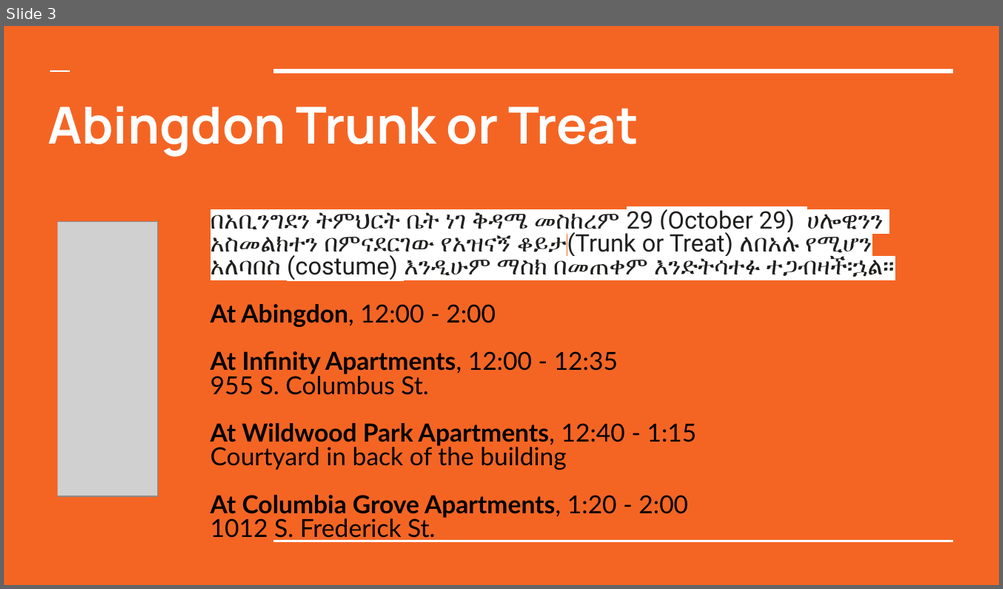
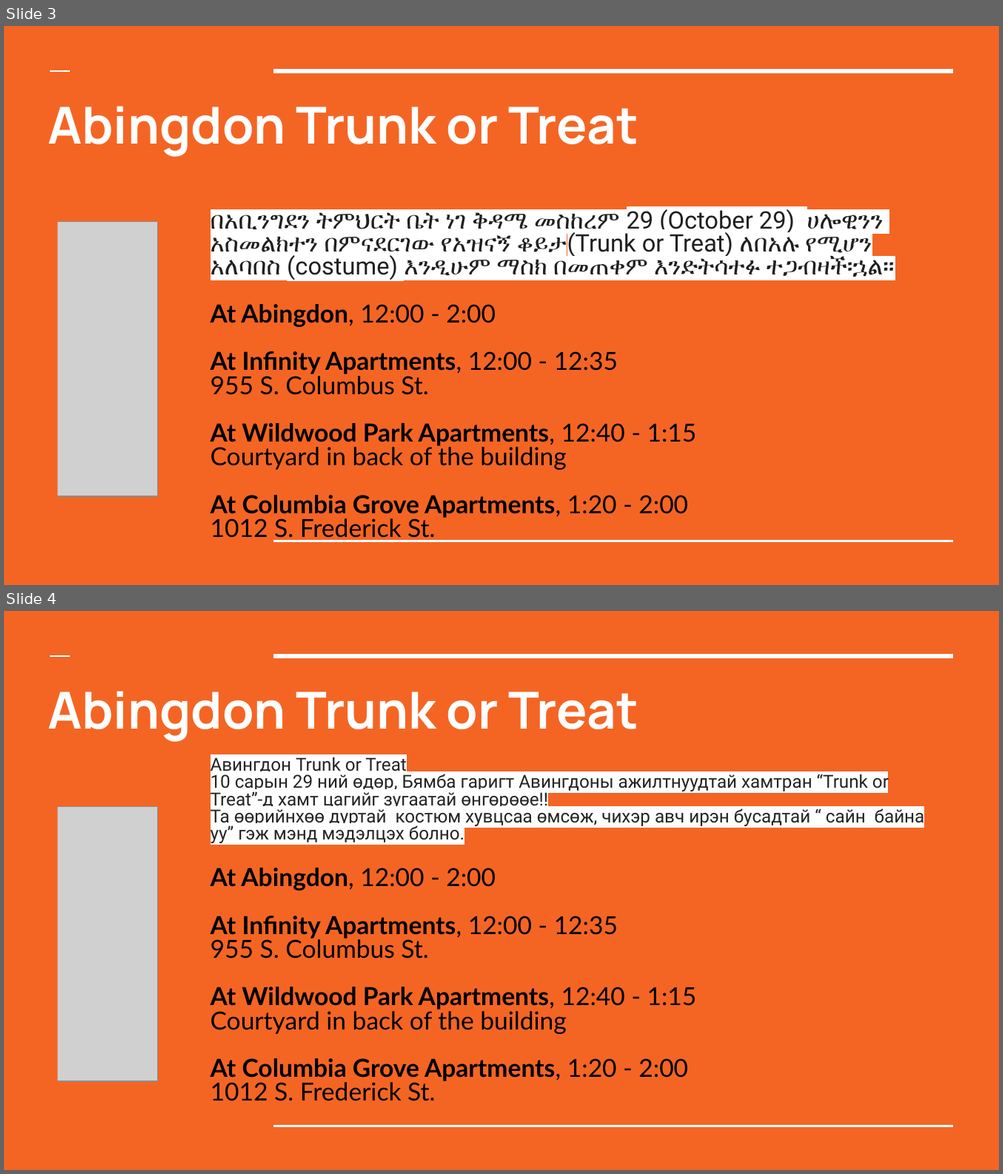
Before and after one commit to abingdonpta/abingdonpta, a slide deck: content/posts/2022-10-03 Trunk or Treat/images/ap.pptx. Shown one above the other, each under a label of ours: slide 3 before the commit, slides 3 and 4 after it. The pictures are 1003x589 and 1003x1174 pixels, drawn with LibreOffice and Linux fonts; fonts in the diff are those of the drawing; grey boxes stand for pictures. Boxes give left, top, right and bottom in pixels: in the first picture for what was removed or moved away, otherwise in the second. Text is boxed around its words. In the diff, an @@ line names an element or a change of style, - is before the commit and + after.

```diff
--- a/content/posts/2022-10-03 Trunk or Treat/images/ap.pptx
+++ b/content/posts/2022-10-03 Trunk or Treat/images/ap.pptx
@@ slide 4 added at bbox=[4, 611, 999, 1170], background #F46524; not listed: 3 template elements that a slide beside it also shows @@
@@ title added at bbox=[48, 691, 638, 742], 36.9 pt, text #FFFFFF, bold @@
+Abingdon Trunk or Treat
@@ subtitle added at bbox=[210, 757, 925, 1102], 13 pt, text #242424 @@
+Авингдон Trunk or Treat
+10 сарын 29 ний өдөр, Бямба гаригт Авингдоны ажилтнуудтай хамтран “Trunk or Treat”-д хамт цагийг зугаатай өнгөрөөе!!
+Та өөрийнхөө дуртай костюм хувцсаа өмсөж, чихэр авч ирэн бусадтай “ сайн байна уу” гэж мэнд мэдэлцэх болно.
+At Abingdon, 12:00 - 2:00
+At Infinity Apartments, 12:00 - 12:35
+955 S. Columbus St.
+At Wildwood Park Apartments, 12:40 - 1:15
+Courtyard in back of the building
+At Columbia Grove Apartments, 1:20 - 2:00
+1012 S. Frederick St.
@@ picture added at bbox=[4, 807, 158, 1082] @@
@@ rectangle added at bbox=[4, 804, 58, 1085], fill #F46524 @@
```
Also in this commit, not shown: 8 other files.
